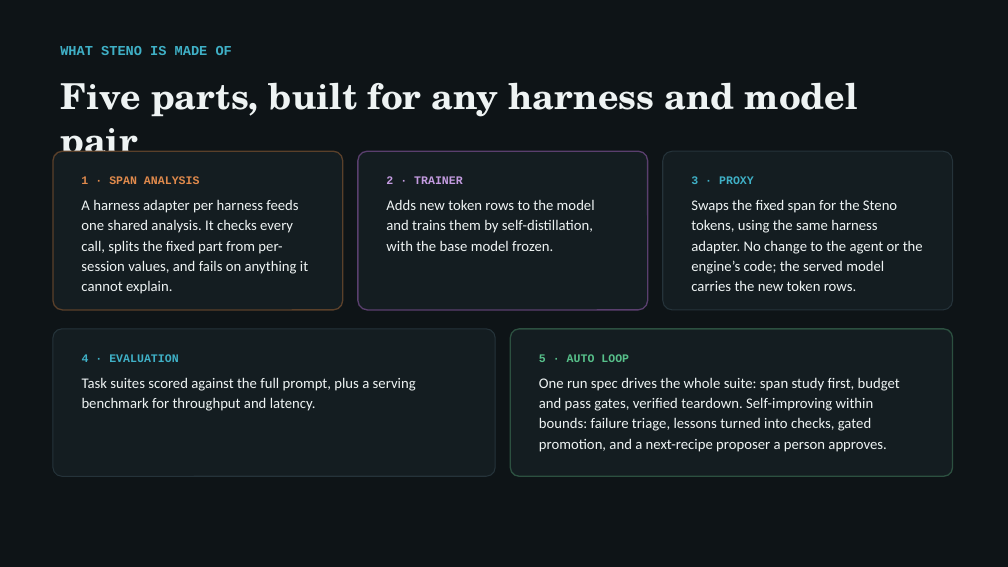
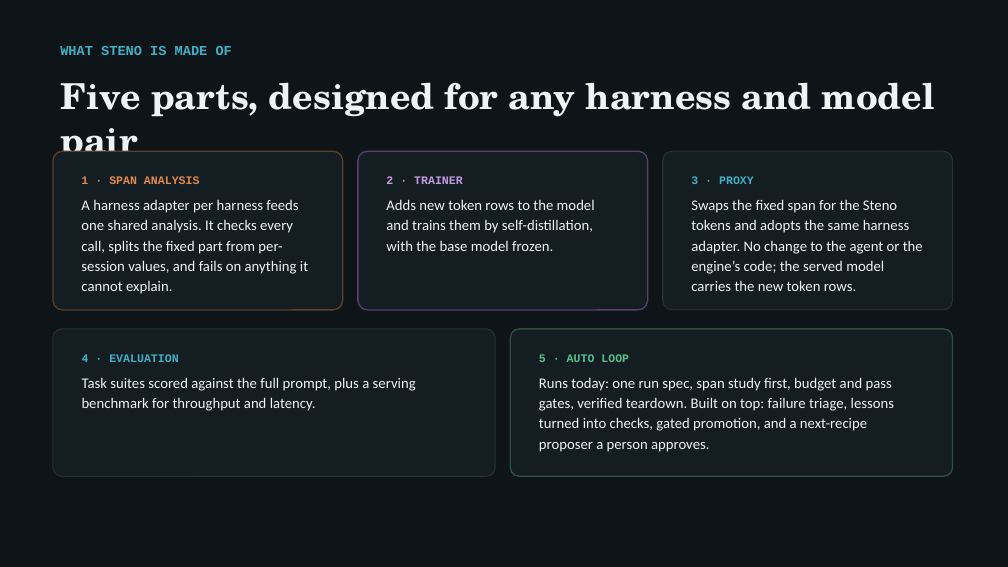
Before and after one commit to arunmenon/gisting-coding-agent, a slide deck: slide 4 of Gisting-CTO-deck.pptx. Drawn at 1008x567 pixels with LibreOffice and Linux fonts; fonts in the diff are those of the drawing. Boxes give left, top, right and bottom in pixels: in the first picture for what was removed or moved away, otherwise in the second. Text is boxed around its words. In the diff, an @@ line names an element or a change of style, - is before the commit and + after.

```diff
--- a/Gisting-CTO-deck.pptx
+++ b/Gisting-CTO-deck.pptx
@@ text at [60,82,935,152]: text changed @@
-Five parts, built for any harness and model pair
+Five parts, designed for any harness and model pair
@@ text at [691,199,923,291]: text changed @@
-Swaps the fixed span for the Steno tokens, using the same harness adapter. No change to the agent or the engine’s code; the served model carries the new token rows.
+Swaps the fixed span for the Steno tokens and adopts the same harness adapter. No change to the agent or the engine’s code; the served model carries the new token rows.
@@ text at [539,377,894,452]: text changed @@
-One run spec drives the whole suite: span study first, budget and pass gates, verified teardown. Self-improving within bounds: failure triage, lessons turned into checks, gated promotion, and a next-recipe proposer a person approves.
+Runs today: one run spec, span study first, budget and pass gates, verified teardown. Built on top: failure triage, lessons turned into checks, gated promotion, and a next-recipe proposer a person approves.
```
Also in this commit, not shown: 2 other slides changed, 4 other files.
